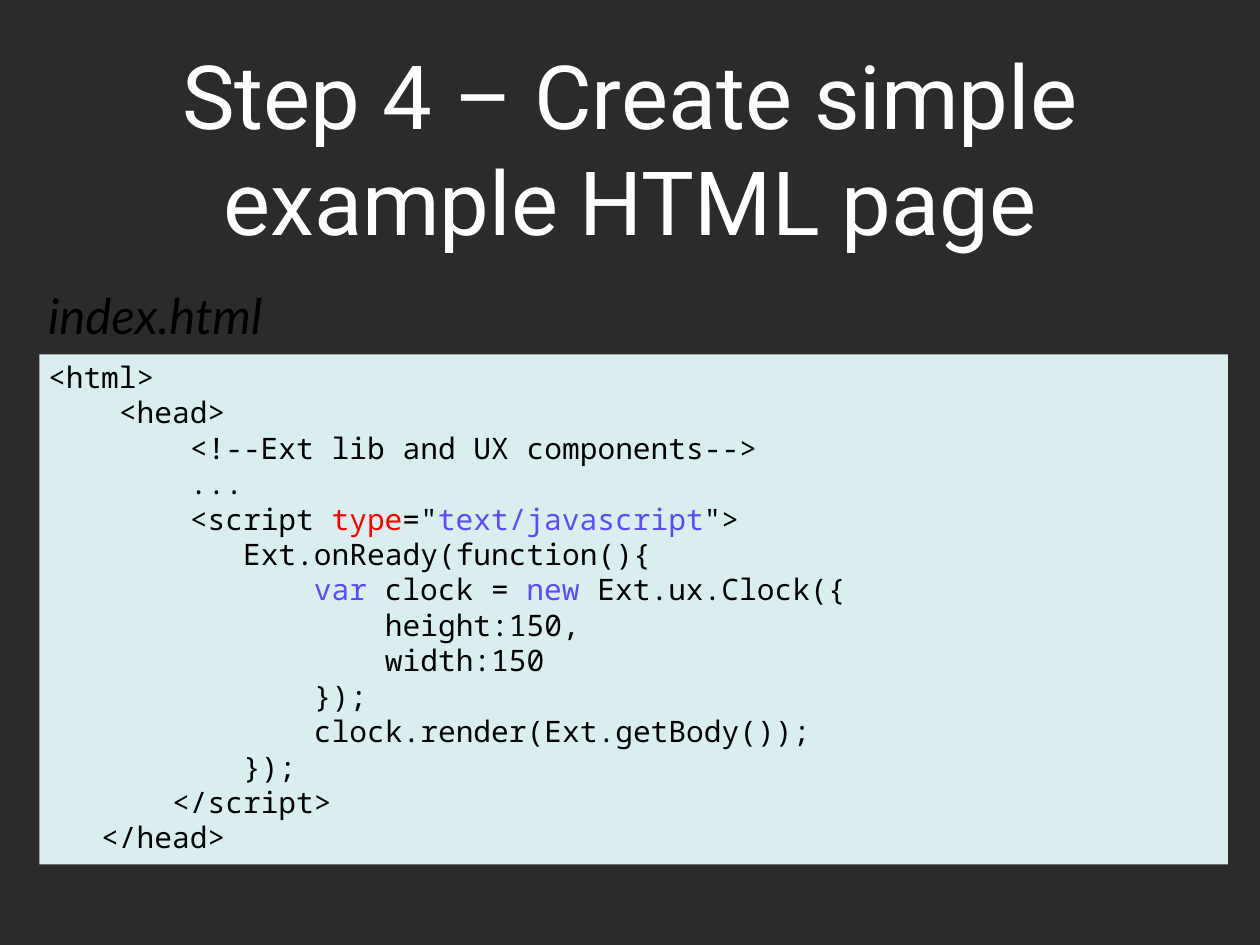
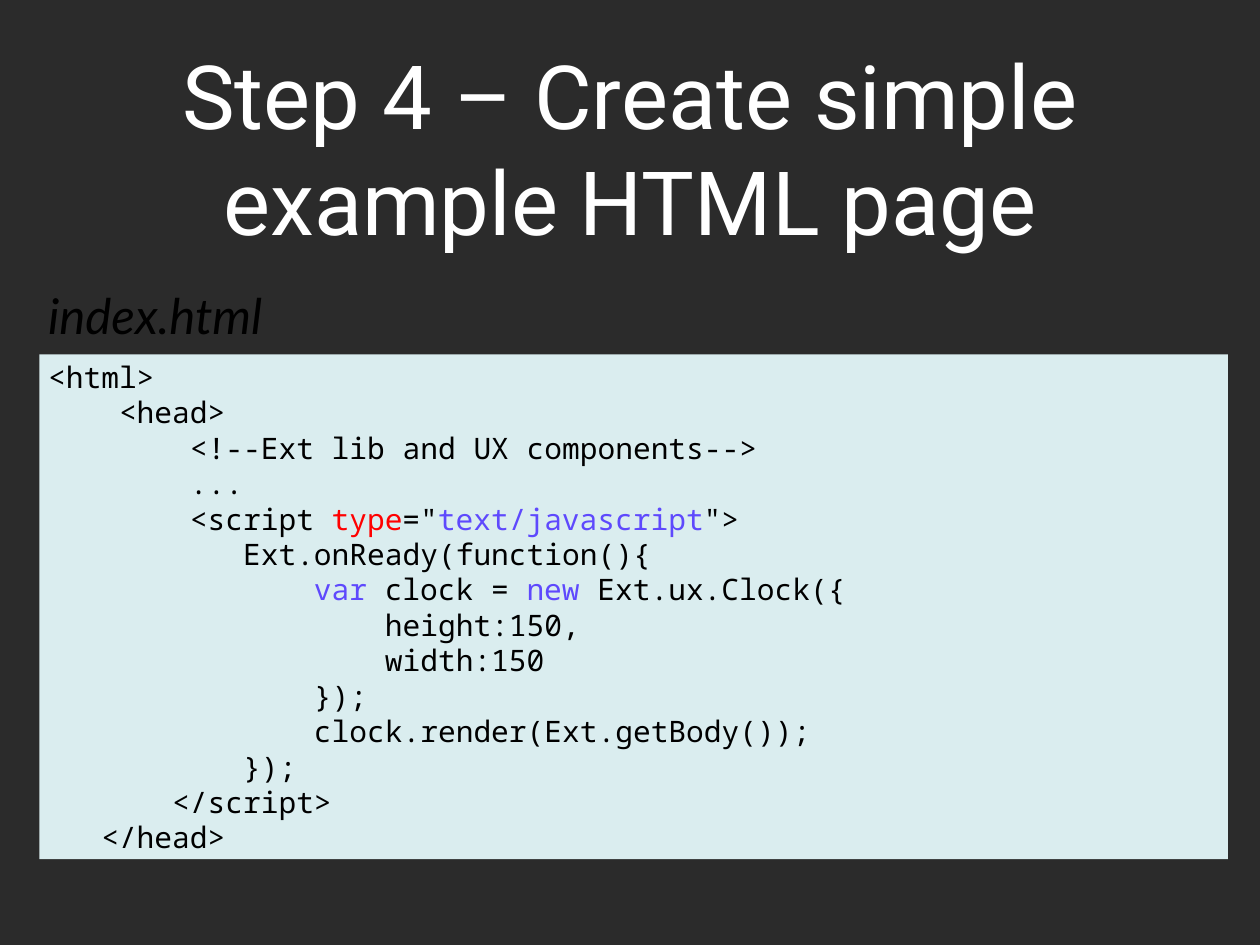
Before and after one commit to veltzer/demos, a slide deck: slide 25 of javascript/ext4/doc/external/developingcomponentsandextensionsforextjs-101118131444-phpapp01.pptx. Drawn at 1260x945 pixels with LibreOffice and Linux fonts; fonts in the diff are those of the drawing; background and template pictures are left out; a plain dark background stands for a picture behind light text. Boxes give left, top, right and bottom in pixels: in the first picture for what was removed or moved away, otherwise in the second. Text is boxed around its words. In the diff, an @@ line names an element or a change of style, - is before the commit and + after.

```diff
--- a/javascript/ext4/doc/external/developingcomponentsandextensionsforextjs-101118131444-phpapp01.pptx
+++ b/javascript/ext4/doc/external/developingcomponentsandextensionsforextjs-101118131444-phpapp01.pptx
@@ rectangle "<html>": place and size @@
-rectangle "<html>" at [39, 354, 1228, 865]
+rectangle "<html>" at [39, 354, 1228, 859]
```
Also in this commit, not shown: 43 other slides changed.
